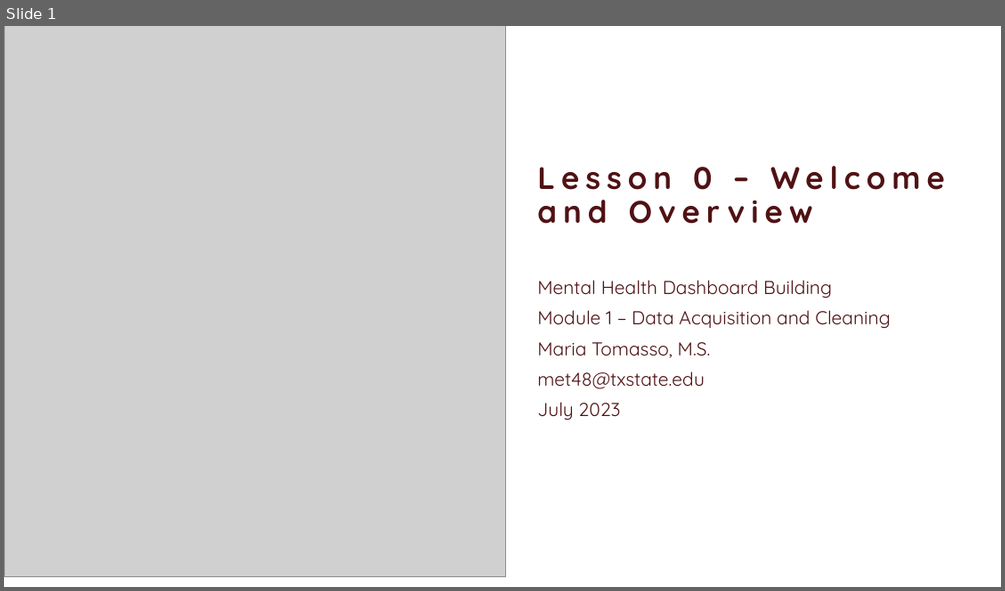
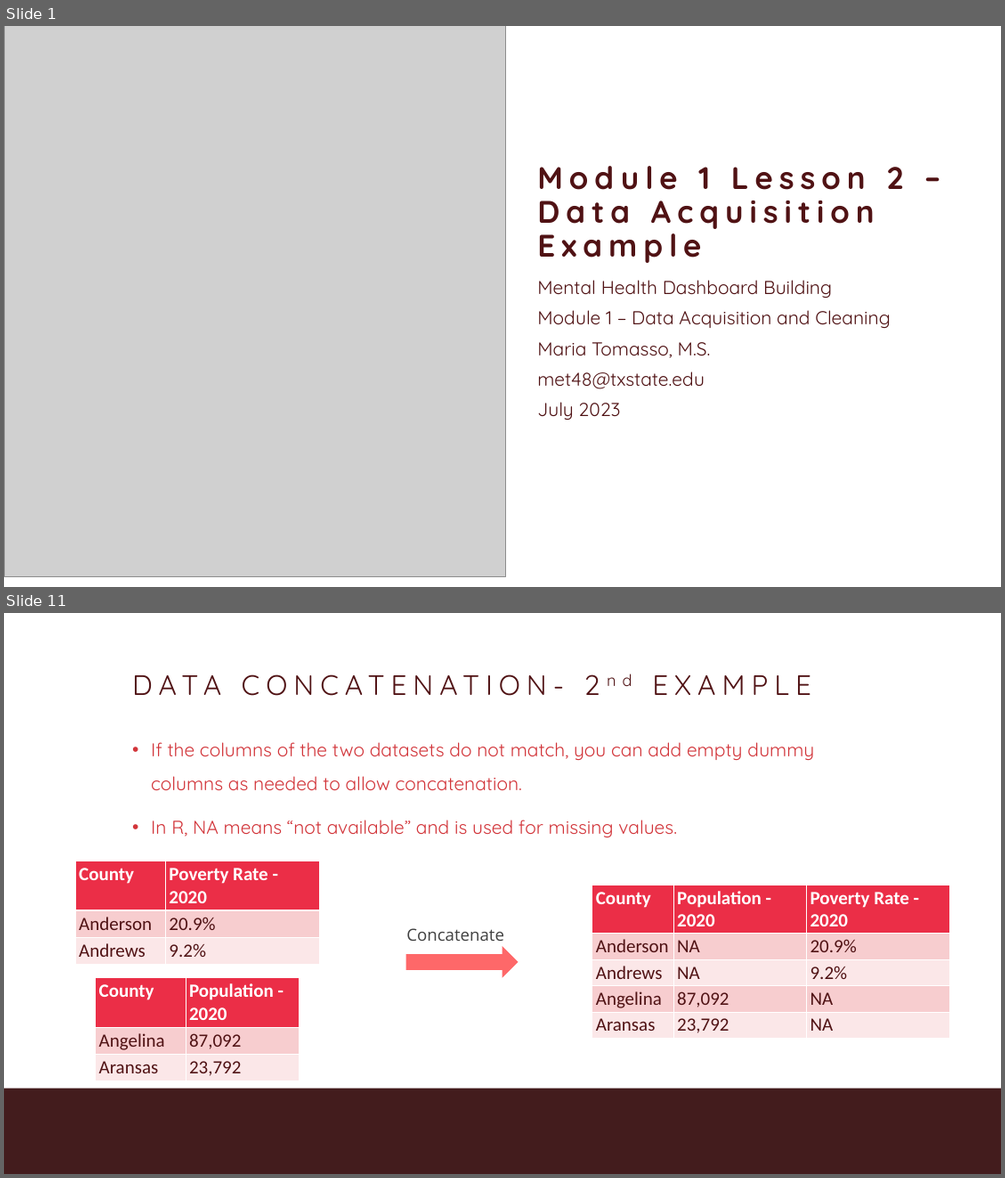
Before and after one commit to MariaElise-T/MH_Dashboard_Tutorial, a slide deck: Formatted Slides/Module1_Video2.pptx. Shown one above the other, each under a label of ours: slide 1 before the commit, slides 1 and 11 after it; the slides between them are not shown. The pictures are 1005x591 and 1005x1178 pixels, drawn with LibreOffice and Linux fonts; fonts in the diff are those of the drawing; grey boxes stand for pictures; background and template pictures are left out. Boxes give left, top, right and bottom in pixels: in the first picture for what was removed or moved away, otherwise in the second. Text is boxed around its words. In the diff, an @@ line names an element or a change of style, - is before the commit and + after.

```diff
--- a/Formatted Slides/Module1_Video2.pptx
+++ b/Formatted Slides/Module1_Video2.pptx
@@ slide 11 added at <box>4,613,1001,1174</box>, background #FFFFFF; not listed: 1 template element that a slide beside it also shows @@
@@ title added at <box>132,674,811,696</box>, 54 pt, text #501214 @@
+DATA CONCATENATION- 2nd EXAMPLE
@@ text added at <box>151,742,814,837</box>, 36 pt, text #D2353A @@
+• If the columns of the two datasets do not match, you can add empty dummy columns as needed to allow concatenation.
+• In R, NA means “not available” and is used for missing values.
@@ table added at <box>75,860,319,962</box>, 3 rows, 2 columns @@
+County | Poverty Rate - 2020
+Anderson | 20.9%
+Andrews | 9.2%
@@ table added at <box>592,884,949,1038</box>, 5 rows, 3 columns @@
+County | Population - 2020 | Poverty Rate - 2020
+Anderson | NA | 20.9%
+Andrews | NA | 9.2%
+Angelina | 87,092 | NA
+Aransas | 23,792 | NA
@@ text added at <box>406,928,504,941</box>, 32 pt, text #414141 @@
+Concatenate
@@ right arrow added at <box>405,946,518,978</box>, fill #FE6869 @@
@@ table added at <box>95,978,299,1079</box>, 3 rows, 2 columns @@
+County | Population - 2020
+Angelina | 87,092
+Aransas | 23,792
@@ slide 1 changed as well @@
@@ title at <box>537,166,904,263</box>: text changed @@
-Lesson 0 – Welcome and Overview
+Module 1 Lesson 2 – Data Acquisition Example
```
Also in this commit, not shown: 2 other slides changed, 16 other slides added, 9 other files.
